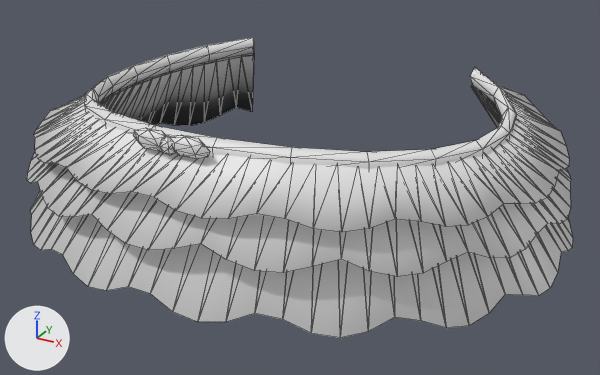
One commit to the OBJ model tools/make_wear4/art/variants/tutu_pink_pip.obj: the scene before it, then after it.
Camera for both pictures: a 50 mm camera at (0.965, -1.735, 0.634) aimed at (0.058, -0.086, -0.19). The axes (+X, +Y, +Z) are drawn at lower left. The lights are the same throughout. The older version comes first. Mesh edges are drawn as thin lines. Where no turn or scale is listed for an object, it has been applied to the vertices. Vertices at exactly the same position are counted once.

The older version as bpy lines, for what is in view:
```python
me_bow_1 = bpy.data.meshes.new('bow+1')
me_bow_1.from_pydata(...)  # 20 vertices, 36 faces; spans x -0.006..0.094, y -0.528..-0.4915, z 0.0304..0.0796
me_layer0 = bpy.data.meshes.new('layer0')
me_layer0.from_pydata(...)  # 186 vertices, 244 faces; spans x -0.657..0.657, y -0.608..0.467, z -0.081..0.044
me_layer1 = bpy.data.meshes.new('layer1')
me_layer1.from_pydata(...)  # 186 vertices, 244 faces; spans x -0.684..0.684, y -0.635..0.485, z -0.165..0.032
me_layer2 = bpy.data.meshes.new('layer2')
me_layer2.from_pydata(...)  # 186 vertices, 244 faces; spans x -0.689..0.689, y -0.644..0.495, z -0.285..0.02
me_waistband = bpy.data.meshes.new('waistband')
me_waistband.from_pydata(...)  # 92 vertices, 180 faces; spans x -0.535..0.535, y -0.481..0.366, z -0.032..0.065
ob_bow_1 = bpy.data.objects.new('bow+1', me_bow_1)
ob_bow_1.location = (0.0, 0.0, 0.0)
ob_layer0 = bpy.data.objects.new('layer0', me_layer0)
ob_layer0.location = (0.0, 0.0, 0.0)
ob_layer1 = bpy.data.objects.new('layer1', me_layer1)
ob_layer1.location = (0.0, 0.0, 0.0)
ob_layer2 = bpy.data.objects.new('layer2', me_layer2)
ob_layer2.location = (0.0, 0.0, 0.0)
ob_waistband = bpy.data.objects.new('waistband', me_waistband)
ob_waistband.location = (0.0, 0.0, 0.0)
# also in view: 'bow-1' at (-0.044, -0.51, 0.055)
```
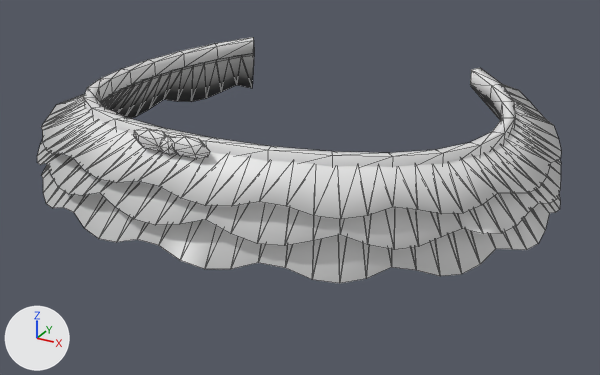
Edits to the scene script, one JSON object a line:
```json
{"block": "me_layer0", "where": "# used by ob_layer0; location = (0.0, 0.0, 0.0)"}
{"op": "remove", "block": "me_layer0", "code": "me_layer0.from_pydata(...)  # 186 vertices, 244 faces; spans x -0.657..0.657, y -0.608..0.467, z -0.081..0.044"}
{"op": "add", "block": "me_layer0", "code": "me_layer0.from_pydata(...)  # 186 vertices, 244 faces; spans x -0.638..0.638, y -0.589..0.451, z -0.064..0.044"}
{"block": "me_layer0", "change": "me_layer0 part 1: 62 of 186 vertices moved; they spanned x -0.657..0.657, y -0.608..0.467, z -0.081..-0.018 and now span x -0.638..0.638, y -0.589..0.451, z -0.064..-0.002; mean shift (0.0, 0.005, 0.016); largest move (0.132, -0.603, -0.039) -> (0.129, -0.583, -0.022)"}
{"block": "me_layer1", "where": "# used by ob_layer1; location = (0.0, 0.0, 0.0)"}
{"op": "remove", "block": "me_layer1", "code": "me_layer1.from_pydata(...)  # 186 vertices, 244 faces; spans x -0.684..0.684, y -0.635..0.485, z -0.165..0.032"}
{"op": "add", "block": "me_layer1", "code": "me_layer1.from_pydata(...)  # 186 vertices, 244 faces; spans x -0.656..0.656, y -0.607..0.463, z -0.123..0.032"}
{"block": "me_layer1", "change": "me_layer1 part 2: 62 of 186 vertices moved; they spanned x -0.684..0.684, y -0.635..0.485, z -0.165..-0.089 and now span x -0.656..0.656, y -0.607..0.463, z -0.123..-0.05; mean shift (0.0, 0.007, 0.041); largest move (0.631, 0.244, -0.159) -> (0.606, 0.232, -0.117)"}
{"block": "me_layer2", "where": "# used by ob_layer2; location = (0.0, 0.0, 0.0)"}
{"op": "remove", "block": "me_layer2", "code": "me_layer2.from_pydata(...)  # 186 vertices, 244 faces; spans x -0.689..0.689, y -0.644..0.495, z -0.285..0.02"}
{"op": "add", "block": "me_layer2", "code": "me_layer2.from_pydata(...)  # 186 vertices, 244 faces; spans x -0.65..0.65, y -0.604..0.463, z -0.19..0.02"}
{"block": "me_layer2", "change": "me_layer2 part 3: 62 of 186 vertices moved; they spanned x -0.689..0.689, y -0.644..0.495, z -0.285..-0.212 and now span x -0.65..0.65, y -0.604..0.463, z -0.19..-0.123; mean shift (0.0, 0.01, 0.092); largest move (0.138, -0.638, -0.243) -> (0.132, -0.599, -0.148)"}
{"block": "me_waistband", "where": "# used by ob_waistband; location = (0.0, 0.0, 0.0)"}
{"op": "remove", "block": "me_waistband", "code": "me_waistband.from_pydata(...)  # 92 vertices, 180 faces; spans x -0.535..0.535, y -0.481..0.366, z -0.032..0.065"}
{"op": "add", "block": "me_waistband", "code": "me_waistband.from_pydata(...)  # 90 vertices, 176 faces; spans x -0.532..0.532, y -0.481..0.365, z -0.028..0.061"}
{"block": "me_waistband", "change": "me_waistband part 4: the whole mesh is rebuilt"}
```

Location of each change, [x1, y1, x2, y2] in pixels of the pictures (600 x 375 px):
```json
{"object": "layer2", "change": "reshaped", "before": [30, 53, 573, 338], "after": [42, 53, 560, 283], "on screen": "19% shorter"}
{"object": "layer0", "change": "reshaped", "before": [34, 82, 569, 232], "after": [41, 84, 561, 219], "on screen": "10% shorter"}
{"object": "layer1", "change": "reshaped", "before": [27, 151, 571, 277], "after": [37, 140, 561, 250], "on screen": "13% shorter"}
{"object": "waistband", "change": "reshaped", "before": [85, 37, 516, 169], "after": [84, 37, 515, 167]}
```
